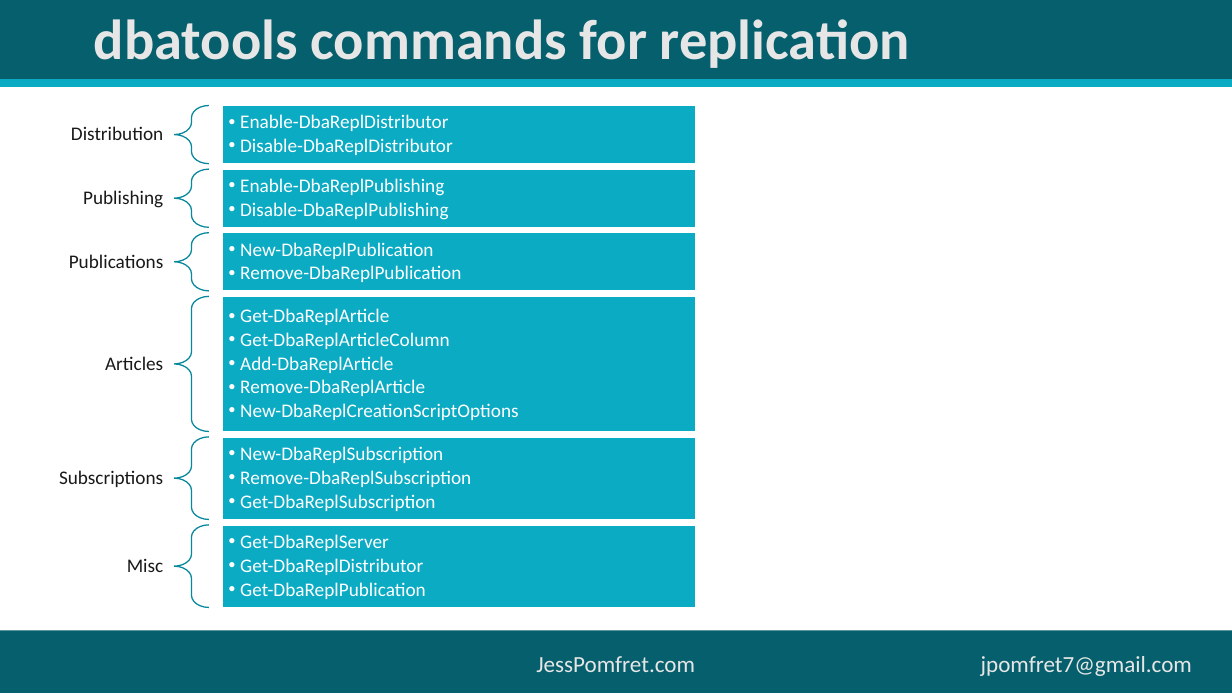
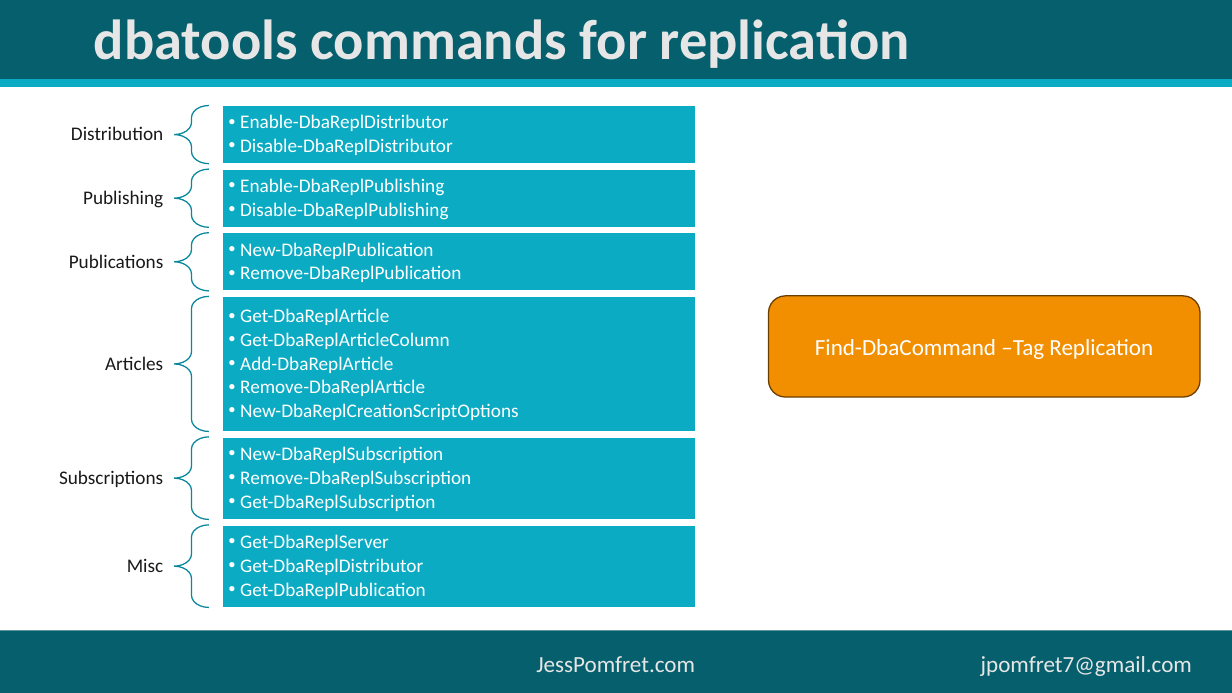
Before and after one commit to jpomfret/dbatools-replication, a slide deck: slide 12 of dbatoolsReplication.pptx (slide 8 before the commit). Drawn at 1232x693 pixels with LibreOffice and Linux fonts; fonts in the diff are those of the drawing. Boxes give left, top, right and bottom in pixels: in the first picture for what was removed or moved away, otherwise in the second. Text is boxed around its words. In the diff, an @@ line names an element or a change of style, - is before the commit and + after.

```diff
--- a/dbatoolsReplication.pptx
+++ b/dbatoolsReplication.pptx
@@ rounded rectangle added at bbox=[769, 296, 1201, 397], fill #F18F01, outline #6A3F00 1 pt, 18 pt, text #FFFFFF @@
+Find-DbaCommand –Tag Replication
```
Also in this commit, not shown: 2 other slides changed, 5 slides added, 1 slide removed, 3 other files.
